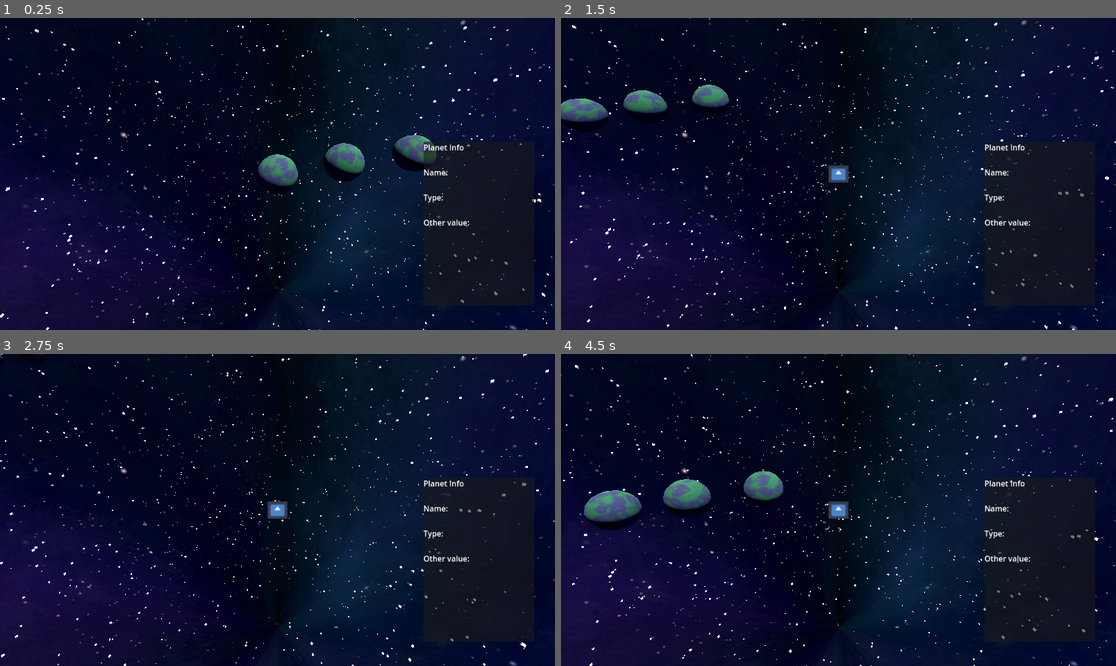
Above: before the commit, frames 1-4 (two rows, left to right).
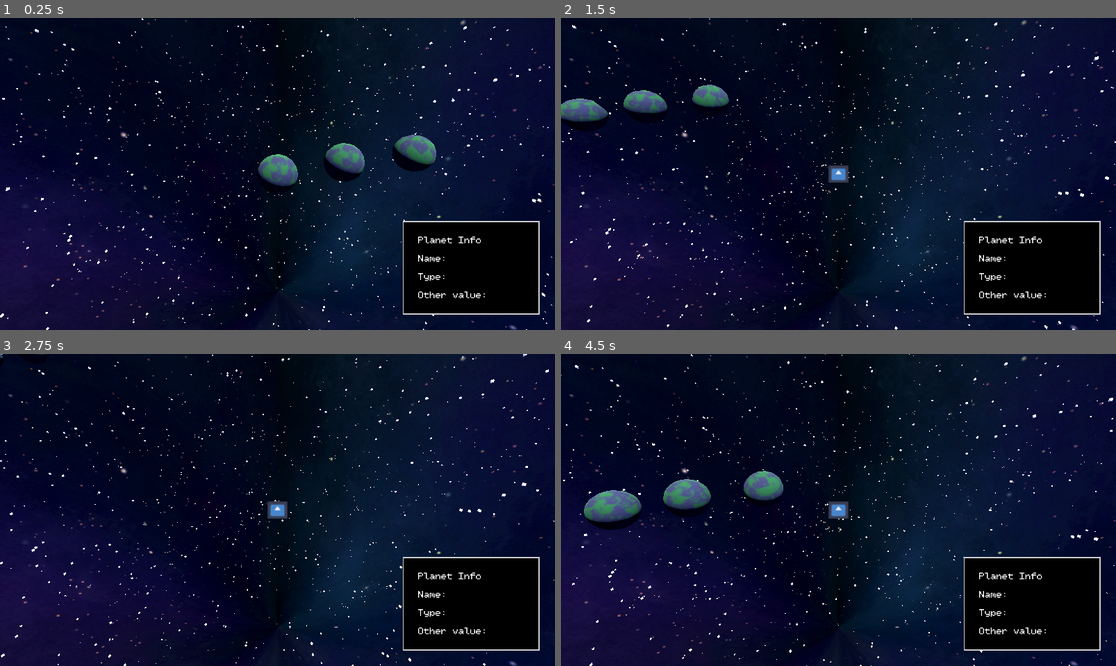
Above: after the commit, the same moments.

Repository: hazimbharis/worldlinkergame
Game: Godot game, scene res://GameScene.tscn
Same seed, same stepped clock (60 frames per second), same inputs: the game is played once before the commit and once after it. The engine's default icon, where the game draws it, is replaced by a stand-in: a white triangle on a blue panel in a dark square.
Inputs (mouse positions are in pixels of both pictures, inside the frame that each line leads up to):
- Up to frame 1 (0.25 s): no input
- Up to frame 2 (1.5 s): move the mouse to (960, 158) at 0.52 s; hold D (right) 0.53-1.28 s; click (960, 158) at 0.67 s; move the mouse to (727, 189) at 1.27 s; hold S (down) from 1.28 s (still down); click (727, 189) at 1.42 s
- Up to frame 3 (2.75 s): move the mouse to (333, 441) at 2.02 s; release S (down) at 2.03 s; hold D (right) from 2.03 s (still down); click (333, 441) at 2.17 s
- Up to frame 4 (4.5 s): move the mouse to (810, 572) at 2.77 s; release D (right) at 2.78 s; hold W (up) 2.78-3.53 s; click (810, 572) at 2.92 s; move the mouse to (1005, 556) at 3.52 s; hold A (left) from 3.53 s (still down); click (1005, 556) at 3.67 s; move the mouse to (672, 463) at 4.27 s; click (672, 463) at 4.42 s

The runs differ from the first frame. In frame 1, 8.4% of the frame differs, in the area x 46-98%, y 37-96%; in frame 2, 8.3%; in frame 3, 7.6%; in frame 4, 8.5%, in the area x 4-98%, y 37-96%.

Commit message:
added some ui changes

Diff:
--- a/BasicPlanet.tscn
+++ b/BasicPlanet.tscn
@@ -46,12 +46,12 @@
 radius = 1.1
 
 [node name="Planet" type="Area3D" node_paths=PackedStringArray("planet_mesh")]
-transform = Transform3D(0.969727, 0, -0.244189, 0, 1, 0, 0.244189, 0, 0.969727, 0, 0, 0)
+transform = Transform3D(0.965282, 0, 0.261207, 0, 1, 0, -0.261207, 0, 0.965282, 0, 0, 0)
 script = ExtResource("1_15vvc")
 planet_mesh = NodePath("Mesh")
 
 [node name="Mesh" type="MeshInstance3D" parent="."]
-transform = Transform3D(1, 0, 0, 0, 0.949806, 0, 0, 0, 1, 0, 0, 0)
+transform = Transform3D(1, 0, 0, 0, 0.941436, 0, 0, 0, 1, 0, 0, 0)
 mesh = SubResource("ArrayMesh_mvxai")
 skeleton = NodePath("")
 
--- a/GameScene.tscn
+++ b/GameScene.tscn
@@ -33,13 +33,13 @@
 [node name="Planets" type="Node" parent="."]
 
 [node name="Planet" parent="Planets" instance=ExtResource("1_gd7pm")]
-transform = Transform3D(0.439747, 0, 0.89812, 0, 1, 0, -0.89812, 0, 0.439747, 0, 0, 0)
+transform = Transform3D(-0.527903, 0, 0.849302, 0, 1, 0, -0.849302, 0, -0.527903, 0, 0, 0)
 
 [node name="Planet2" parent="Planets" instance=ExtResource("1_gd7pm")]
-transform = Transform3D(0.404926, 0, -0.914349, 0, 1, 0, 0.914349, 0, 0.404926, 3.36269, 0, -0.675941)
+transform = Transform3D(-0.42213, 0, 0.906534, 0, 1, 0, -0.906534, 0, -0.42213, 3.36269, 0, -0.675941)
 
 [node name="Planet3" parent="Planets" instance=ExtResource("1_gd7pm")]
-transform = Transform3D(0.814013, 0, -0.580846, 0, 1, 0, 0.580846, 0, 0.814013, 7.09917, 0, -1.25548)
+transform = Transform3D(-0.000576659, 0, -0.999999, 0, 1, 0, 0.999999, 0, -0.000576659, 7.09917, 0, -1.25548)
 
 [node name="CanvasLayer" parent="." instance=ExtResource("3_gg78r")]
 
--- a/UI_Overlay.tscn
+++ b/UI_Overlay.tscn
@@ -1,38 +1,57 @@
-[gd_scene load_steps=2 format=3 uid="uid://d2r0qve1tdsvx"]
+[gd_scene load_steps=4 format=3 uid="uid://d2r0qve1tdsvx"]
 
 [ext_resource type="Script" path="res://ui.gd" id="1_0y42q"]
+[ext_resource type="FontFile" uid="uid://c0buhu5smsj6n" path="res://Kitchen Sink.ttf" id="2_6f6p1"]
 
-[node name="CanvasLayer" type="CanvasLayer"]
+[sub_resource type="StyleBoxFlat" id="StyleBoxFlat_cmbjp"]
+bg_color = Color(0, 0, 0, 1)
+border_width_left = 2
+border_width_top = 2
+border_width_right = 2
+border_width_bottom = 2
+
+[node name="Infobox" type="CanvasLayer"]
 script = ExtResource("1_0y42q")
 
-[node name="Control" type="Control" parent="."]
-layout_mode = 3
-anchors_preset = 15
+[node name="InfoboxContainer" type="MarginContainer" parent="."]
+anchors_preset = -1
+anchor_left = 0.698
+anchor_top = 0.602
 anchor_right = 1.0
-anchor_bottom = 1.0
+anchor_bottom = 1.023
+offset_left = -0.0960083
+offset_top = -0.0960388
+offset_bottom = -14.904
 grow_horizontal = 2
-grow_vertical = 2
-mouse_filter = 2
-
-[node name="Panel" type="Panel" parent="Control"]
-layout_mode = 1
-anchors_preset = 3
-anchor_left = 1.0
-anchor_top = 1.0
-anchor_right = 1.0
-anchor_bottom = 1.0
-offset_left = -273.0
-offset_top = -391.0
-offset_right = -43.0
-offset_bottom = -51.0
-grow_horizontal = 0
 grow_vertical = 0
 mouse_filter = 2
+theme_override_constants/margin_left = 32
+theme_override_constants/margin_top = 32
+theme_override_constants/margin_right = 32
+theme_override_constants/margin_bottom = 32
 
-[node name="Label" type="Label" parent="Control/Panel"]
-layout_mode = 0
-offset_right = 40.0
-offset_bottom = 23.0
+[node name="Panel" type="Panel" parent="InfoboxContainer"]
+layout_mode = 2
+mouse_filter = 2
+theme_override_styles/panel = SubResource("StyleBoxFlat_cmbjp")
+
+[node name="MarginContainer" type="MarginContainer" parent="InfoboxContainer"]
+layout_mode = 2
+theme_override_constants/margin_left = 32
+theme_override_constants/margin_top = 32
+theme_override_constants/margin_right = 32
+theme_override_constants/margin_bottom = 32
+
+[node name="Panel" type="Panel" parent="InfoboxContainer/MarginContainer"]
+visible = false
+layout_mode = 2
+
+[node name="HBoxContainer" type="HBoxContainer" parent="InfoboxContainer/MarginContainer"]
+layout_mode = 2
+
+[node name="Label" type="Label" parent="InfoboxContainer/MarginContainer/HBoxContainer"]
+layout_mode = 2
+theme_override_fonts/font = ExtResource("2_6f6p1")
 text = "Planet Info
 
 Name:
--- a/planet.gd
+++ b/planet.gd
@@ -22,3 +22,4 @@
 func _on_input_event(camera: Node, event: InputEvent, position: Vector3, normal: Vector3, shape_idx: int) -> void:
 	if event is InputEventMouseButton and event.double_click:
 		print('double click ', event)
+		get_node("../../CanvasLayer")._create_text(event.position)
--- /dev/null
+++ b/text_popup.gd
@@ -0,0 +1,32 @@
+extends Control
+
+const CHAR_READ_RATE = 0.1
+
+@onready var text_container = $CenteredTextContainer
+@onready var label = $CenteredTextContainer/Label
+
+func _ready():
+	hide_textbox()
+	add_text("PLANET CONNECTED!")
+
+func hide_textbox():
+	label.text = ""
+	text_container.hide()
+
+func show_textbox():
+	text_container.show()
+
+func add_text(next_text):
+	label.text = next_text
+	show_textbox()
+	var tween = get_tree().create_tween()
+	tween.tween_property(label, "visible_ratio", 1.0, len(next_text) * CHAR_READ_RATE)
+	tween.connect("finished", on_tween_finished)
+
+func on_tween_finished():
+	var tween = get_tree().create_tween()
+	tween.tween_property(label, "modulate:a", 0.0, len(label.text) * CHAR_READ_RATE)
+	tween.connect("finished", on_2nd_tween_finished)
+
+func on_2nd_tween_finished():
+	queue_free()
--- /dev/null
+++ b/text_popup.gdshader
@@ -0,0 +1,18 @@
+shader_type canvas_item;
+
+uniform float height = 5.0;
+uniform float frequency = 1.0;
+uniform float speed = 5.0;
+
+void vertex() {
+	VERTEX.y += sin((frequency * UV.x) + (speed * TIME));
+}
+
+void fragment() {
+	// Called for every pixel the material is visible on.
+}
+
+//void light() {
+	// Called for every pixel for every light affecting the CanvasItem.
+	// Uncomment to replace the default light processing function with this one.
+//}
--- /dev/null
+++ b/text_popup.tscn
@@ -0,0 +1,35 @@
+[gd_scene load_steps=5 format=3 uid="uid://cwtnnm06lqeyi"]
+
+[ext_resource type="Script" path="res://text_popup.gd" id="1_ctpk7"]
+[ext_resource type="Shader" path="res://text_popup.gdshader" id="1_llv84"]
+[ext_resource type="FontFile" uid="uid://c0buhu5smsj6n" path="res://Kitchen Sink.ttf" id="1_p74kj"]
+
+[sub_resource type="ShaderMaterial" id="ShaderMaterial_kp0b1"]
+shader = ExtResource("1_llv84")
+shader_parameter/height = 5.0
+shader_parameter/frequency = 10.0
+shader_parameter/speed = 5.0
+
+[node name="TextPopup" type="Control"]
+layout_mode = 3
+anchors_preset = 15
+anchor_right = 1.0
+anchor_bottom = 1.0
+grow_horizontal = 2
+grow_vertical = 2
+script = ExtResource("1_ctpk7")
+
+[node name="CenteredTextContainer" type="CenterContainer" parent="."]
+layout_mode = 1
+offset_right = 40.0
+offset_bottom = 40.0
+use_top_left = true
+
+[node name="Label" type="Label" parent="CenteredTextContainer"]
+material = SubResource("ShaderMaterial_kp0b1")
+layout_mode = 2
+theme_override_colors/font_shadow_color = Color(0, 0, 0, 1)
+theme_override_fonts/font = ExtResource("1_p74kj")
+text = "PLANET CONNECTED!"
+visible_characters = 0
+visible_ratio = 0.0
--- a/ui.gd
+++ b/ui.gd
@@ -1 +1,8 @@
 extends CanvasLayer
+
+# var textpopup = load("res://text_popup.tscn")
+
+func _create_text(mouse_position):
+	var t = load("res://text_popup.tscn").instantiate()
+	add_child(t)
+	t.position = mouse_position
Binary file added: Kitchen Sink.ttf
Not shown, added: Kitchen Sink.ttf.import
